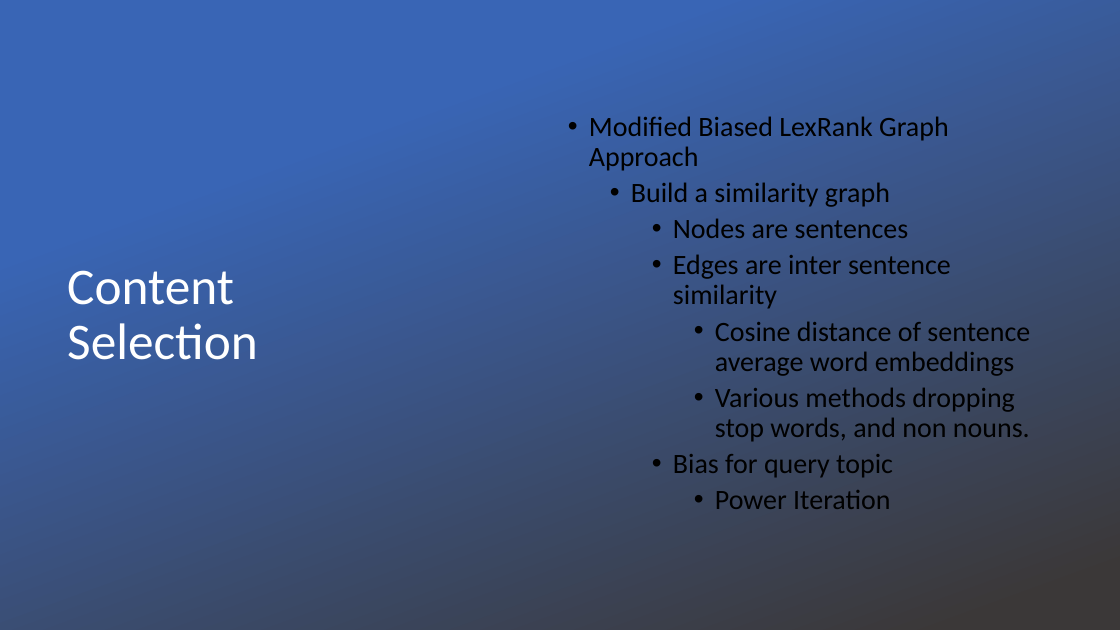
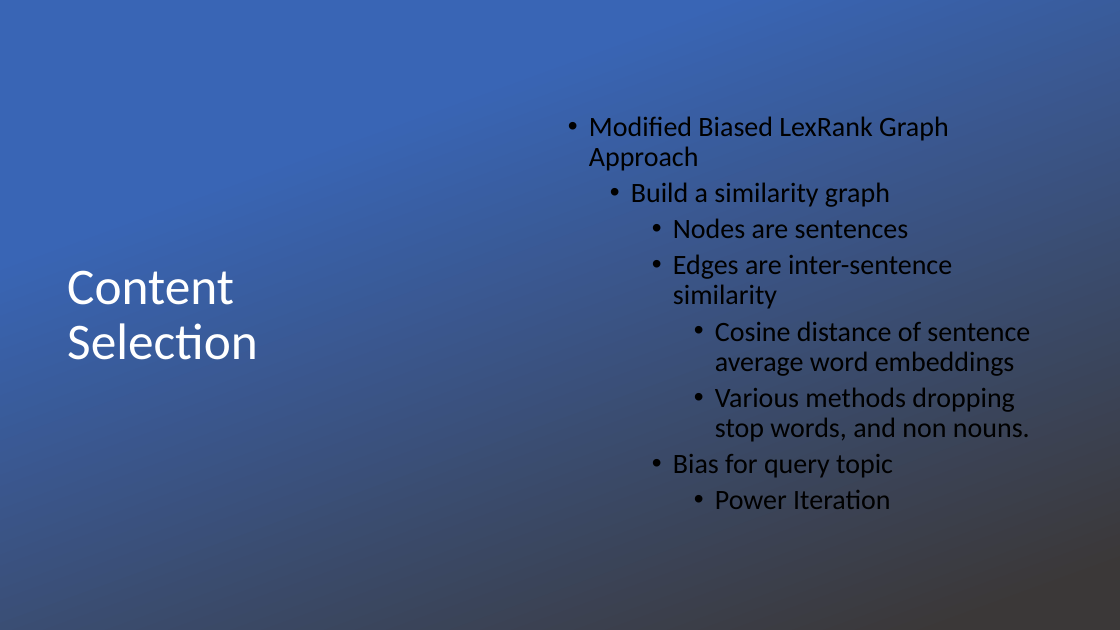
Before and after one commit to cadiem/LING573SP20, a slide deck: slide 6 of doc/D2.pptx (slide 5 before the commit). Drawn at 1120x630 pixels with LibreOffice and Linux fonts; fonts in the diff are those of the drawing; background and template pictures are left out. Boxes give left, top, right and bottom in pixels: in the first picture for what was removed or moved away, otherwise in the second. Text is boxed around its words. In the diff, an @@ line names an element or a change of style, - is before the commit and + after.

```diff
--- a/doc/D2.pptx
+++ b/doc/D2.pptx
@@ text at (x1=673, y1=254, x2=952, y2=309): text changed @@
-    • Edges are inter sentence similarity
+    • Edges are inter-sentence similarity
```
Also in this commit, not shown: 11 other slides changed, 3 slides added, 2 slides removed, 1 other file.
